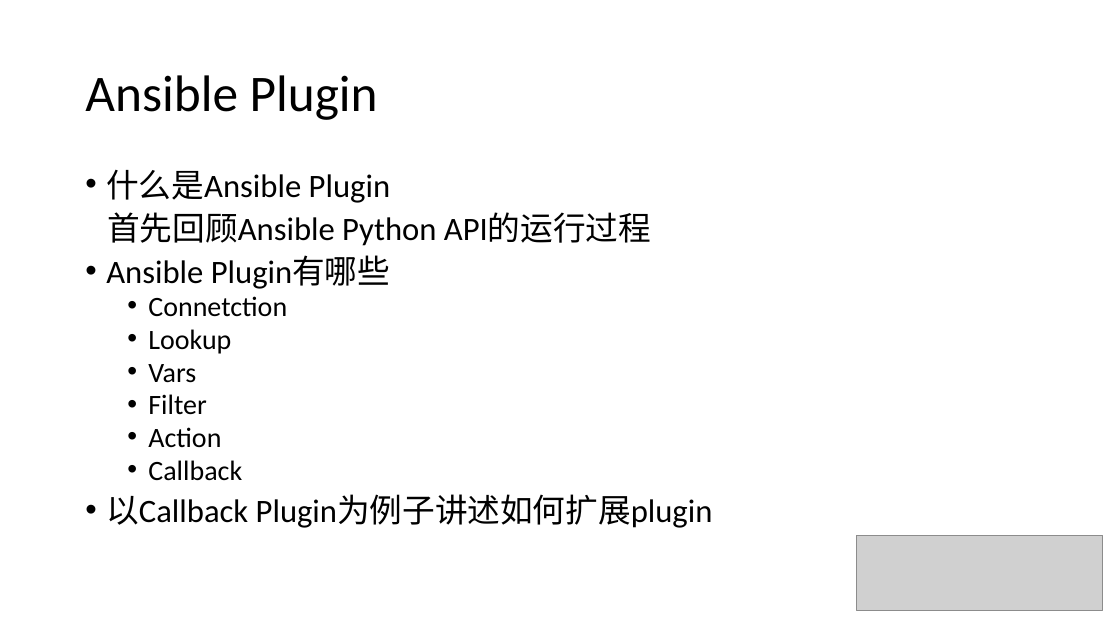
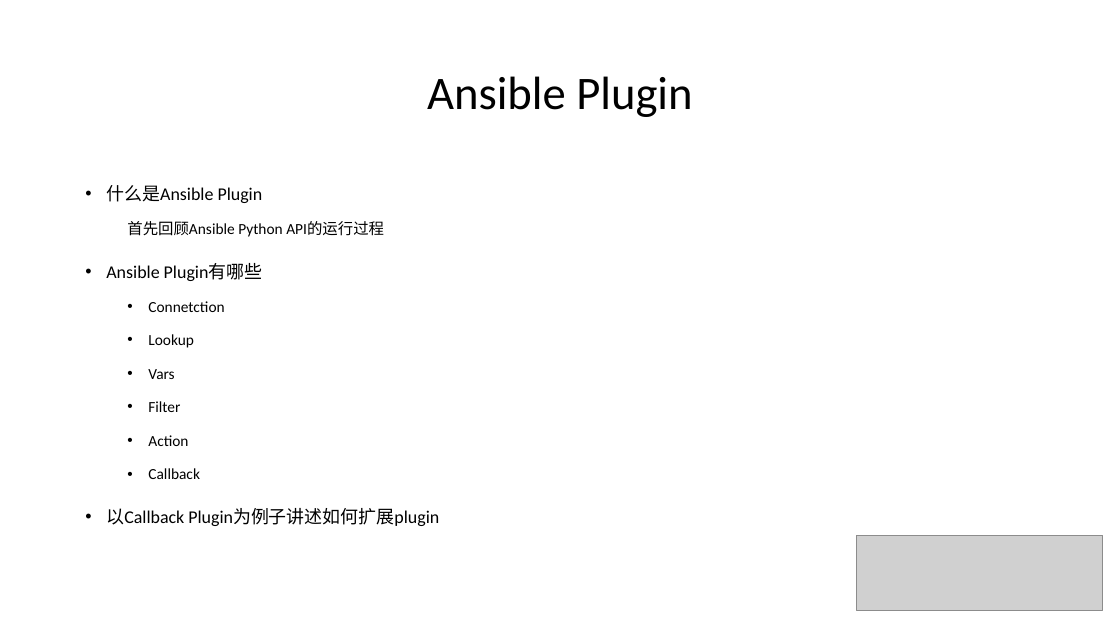
Before and after one commit to leeyan85/ansible-develop, a slide deck: slide 8 of 06-Ansible develop.pptx. Drawn at 1120x630 pixels with LibreOffice and Linux fonts; fonts in the diff are those of the drawing; grey boxes stand for pictures. Boxes give left, top, right and bottom in pixels: in the first picture for what was removed or moved away, otherwise in the second. Text is boxed around its words. In the diff, an @@ line names an element or a change of style, - is before the commit and + after.

Commit message:
ansible process modify

```diff
--- a/06-Ansible develop.pptx
+++ b/06-Ansible develop.pptx
@@ title "Ansible Plugin" at <box>427,76,692,117</box>: size 44 to 40 pt; alignment left to centre @@
@@ text "什么是Ansible Plugin" at <box>106,185,439,526</box>: size 28 to 15.4 pt in "什么是Ansible Plugin", "Ansible Plugin有哪些", "以Callback Plugin为例子讲述如何扩展plugin"; size 28 to 13.2 pt in "首先回顾Ansible Python API的运行过程"; size 24 to 13.2 pt in "Connetction", "Lookup", "Vars", "Filter" and 2 more places; line spacing 0.8 to 1.5; list level 1 to 2 in "首先回顾Ansible Python API的运行过程" @@
```
Also in this commit, not shown: 6 other slides changed, 1 other file.
